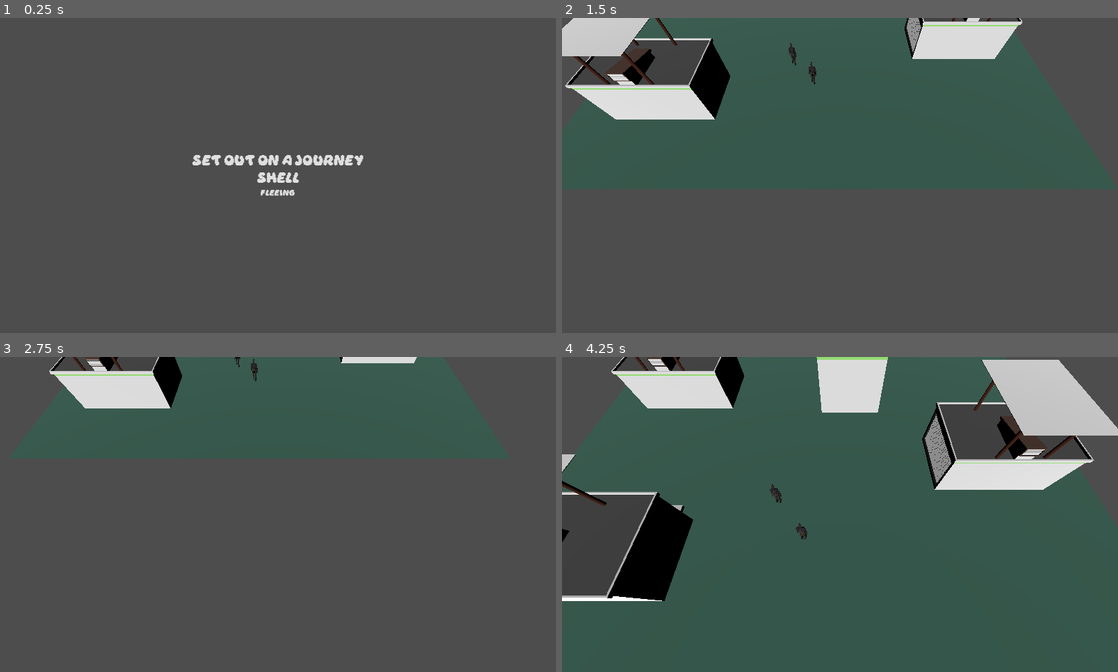
Above: before the commit, frames 1-4 (two rows, left to right).
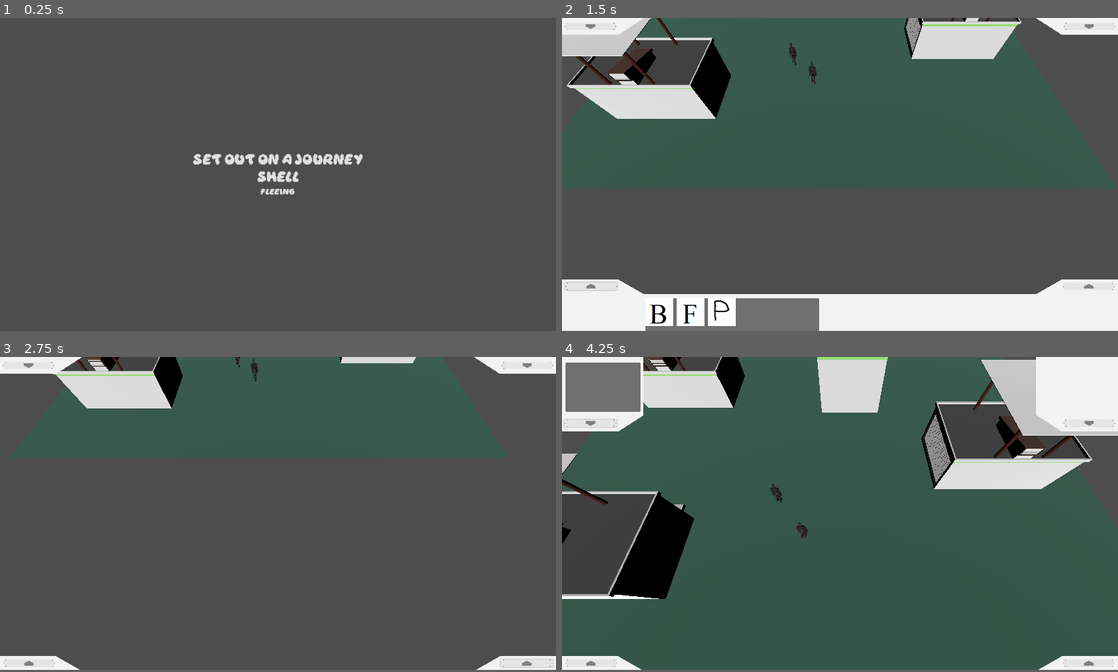
Above: after the commit, the same moments.

Repository: andrijzyn/The-Undefinders
Game: Godot game, scene res://Scenes/GUI/menu.tscn
Two runs of this game, one before a commit and one after it. Both use one fixed random seed, a clock stepped at 60 frames per second and the inputs below.
Inputs (mouse positions are in pixels of both pictures, inside the frame that each line leads up to):
- Up to frame 1 (0.25 s): no input
- Up to frame 2 (1.5 s): click "Set out on a journey" at 0.5 s; click (589, 326) at 1.27 s
- Up to frame 3 (2.75 s): click (528, 605) at 2.02 s
- Up to frame 4 (4.25 s): click (1090, 366) at 2.77 s; click (589, 366) at 3.52 s
In our replay, the window is 800x453 before the commit and 800x450 after it. These sizes can differ from the game's own. Grey fills any space a smaller window leaves; there, only what the larger window draws over its background counts as a difference.

The runs differ from the first frame. In frame 1, 0.6% of the frame differs, in the area x 34-66%, y 43-57%; in frame 2, 15%, in the area x 0-100%, y 0-100%; in frame 3, 2.6%; in frame 4, 9.6%.

Commit message:
Interface and interactions import
The main changes of this update are:

Interface:
-Added game interface which currently includes 3 main panels (selector panel, minimaps, and bottom panel), each panel has buttons that allow you to open and close them.
-Selected buildings are displayed in the selector panel, but they are not loaded yet, and their icon does not exist.
-In the main panel there is a section called the action panel, at the moment it contains a selection of buildings that can be selected and placed in the game world, the model is complete, except for the loss of some materials when transforming it into a "phantom" in the camera script. In the future, this panel will show the actions available with the selected object

Camera:
-Added code for placing selected objects, as well as transferring objects

Diff:
--- /dev/null
+++ b/Scenes/GUI/building_button.tscn
@@ -0,0 +1,10 @@
+[gd_scene format=3 uid="uid://xmdpp1crgqct"]
+
+[node name="BuildingButton" type="Button"]
+offset_right = 64.0
+offset_bottom = 64.0
+
+[node name="TextureRect" type="TextureRect" parent="."]
+layout_mode = 0
+offset_right = 64.0
+offset_bottom = 64.0
--- /dev/null
+++ b/Scenes/GUI/group_icon.tscn
@@ -0,0 +1,24 @@
+[gd_scene format=3 uid="uid://dgu6eocs8hybw"]
+
+[node name="GroupIcon" type="Control"]
+layout_mode = 3
+anchors_preset = 15
+anchor_right = 1.0
+anchor_bottom = 1.0
+offset_right = -1088.0
+offset_bottom = -584.0
+grow_horizontal = 2
+grow_vertical = 2
+
+[node name="TextureRect" type="TextureRect" parent="."]
+layout_mode = 0
+offset_right = 64.0
+offset_bottom = 64.0
+expand_mode = 1
+
+[node name="Label" type="Label" parent="."]
+layout_mode = 0
+offset_right = 40.0
+offset_bottom = 23.0
+horizontal_alignment = 2
+vertical_alignment = 2
--- /dev/null
+++ b/Scenes/GUI/rts_ui.tscn
@@ -0,0 +1,106 @@
+[gd_scene load_steps=10 format=3 uid="uid://hs2mytyqoi4c"]
+
+[ext_resource type="Script" path="res://Scripts/Classes/UI.gd" id="1_uapss"]
+[ext_resource type="Texture2D" uid="uid://b3sgdtbkbvx1e" path="res://Textures/UIBottom.png" id="2_x330p"]
+[ext_resource type="PackedScene" uid="uid://ba4afwkd8iv77" path="res://Scenes/GUI/ui_button_up.tscn" id="3_h72wp"]
+[ext_resource type="Texture2D" uid="uid://dd0phtrd2nbgq" path="res://Textures/UIRightUp.png" id="4_a8s5j"]
+[ext_resource type="PackedScene" uid="uid://cbv76juler6ym" path="res://Scenes/GUI/ui_button_down.tscn" id="5_07yxw"]
+[ext_resource type="Texture2D" uid="uid://bbs0cwuwh53yx" path="res://Textures/UILeftUp.png" id="6_iyvft"]
+
+[sub_resource type="StyleBoxTexture" id="StyleBoxTexture_pddki"]
+texture = ExtResource("2_x330p")
+
+[sub_resource type="StyleBoxTexture" id="StyleBoxTexture_iavoi"]
+texture = ExtResource("4_a8s5j")
+
+[sub_resource type="StyleBoxTexture" id="StyleBoxTexture_yx10f"]
+texture = ExtResource("6_iyvft")
+
+[node name="RTS_UI" type="Control"]
+layout_mode = 3
+anchors_preset = 15
+anchor_right = 1.0
+anchor_bottom = 1.0
+grow_horizontal = 2
+grow_vertical = 2
+script = ExtResource("1_uapss")
+
+[node name="BottomPanel" type="PanelContainer" parent="."]
+layout_mode = 0
+offset_top = 688.0
+offset_right = 1280.0
+offset_bottom = 928.0
+theme_override_styles/panel = SubResource("StyleBoxTexture_pddki")
+
+[node name="ButtonLeft" parent="." instance=ExtResource("3_h72wp")]
+layout_direction = 2
+layout_mode = 2
+offset_left = 7.0
+offset_top = 696.0
+offset_right = 127.0
+offset_bottom = 713.0
+size_flags_horizontal = 0
+size_flags_vertical = 0
+
+[node name="ButtonRight" parent="." instance=ExtResource("3_h72wp")]
+layout_direction = 3
+layout_mode = 2
+offset_left = 7.0
+offset_top = 696.0
+offset_right = 127.0
+offset_bottom = 713.0
+size_flags_horizontal = 8
+size_flags_vertical = 0
+
+[node name="ActionMenu" type="PanelContainer" parent="."]
+layout_mode = 0
+offset_left = 192.0
+offset_top = 732.0
+offset_right = 592.0
+offset_bottom = 832.0
+
+[node name="ActionContainer" type="GridContainer" parent="ActionMenu"]
+layout_mode = 2
+theme_override_constants/h_separation = 64
+columns = 3
+
+[node name="MinimapPanel" type="PanelContainer" parent="."]
+layout_mode = 2
+offset_left = 1092.0
+offset_top = -232.0
+offset_right = 1280.0
+offset_bottom = 39.0
+theme_override_styles/panel = SubResource("StyleBoxTexture_iavoi")
+
+[node name="ButtonMap" parent="." instance=ExtResource("5_07yxw")]
+layout_mode = 2
+offset_left = 1154.0
+offset_top = 11.0
+offset_right = 1274.0
+offset_bottom = 28.0
+
+[node name="SelectionPanel" type="PanelContainer" parent="."]
+layout_mode = 0
+offset_top = -232.0
+offset_right = 188.0
+offset_bottom = 39.0
+theme_override_styles/panel = SubResource("StyleBoxTexture_yx10f")
+
+[node name="ButtonSelection" parent="." instance=ExtResource("5_07yxw")]
+layout_mode = 0
+offset_left = 6.0
+offset_top = 11.0
+offset_right = 126.0
+offset_bottom = 28.0
+
+[node name="SelectionMenu" type="PanelContainer" parent="."]
+layout_mode = 0
+offset_left = 8.0
+offset_top = -120.0
+offset_right = 181.0
+offset_bottom = -7.0
+
+[node name="SelectionContainer" type="VBoxContainer" parent="SelectionMenu"]
+clip_contents = true
+layout_mode = 2
+theme_override_constants/separation = 64
--- /dev/null
+++ b/Scenes/GUI/ui_button_down.tscn
@@ -0,0 +1,15 @@
+[gd_scene load_steps=2 format=3 uid="uid://cbv76juler6ym"]
+
+[ext_resource type="Texture2D" uid="uid://bdikmwnugu25f" path="res://Textures/UIButtonDown.png" id="1_k5dew"]
+
+[node name="ButtonDown" type="Button"]
+offset_right = 120.0
+offset_bottom = 17.0
+theme_type_variation = &"FlatButton"
+
+[node name="TextureRect" type="TextureRect" parent="."]
+layout_mode = 0
+offset_right = 120.0
+offset_bottom = 17.0
+texture = ExtResource("1_k5dew")
+expand_mode = 1
--- /dev/null
+++ b/Scenes/GUI/ui_button_up.tscn
@@ -0,0 +1,15 @@
+[gd_scene load_steps=2 format=3 uid="uid://ba4afwkd8iv77"]
+
+[ext_resource type="Texture2D" uid="uid://ctnve8muq7lja" path="res://Textures/UIButtonUP.png" id="1_3yg46"]
+
+[node name="Button" type="Button"]
+offset_right = 120.0
+offset_bottom = 17.0
+theme_type_variation = &"FlatButton"
+
+[node name="TextureRect" type="TextureRect" parent="."]
+layout_mode = 0
+offset_right = 120.0
+offset_bottom = 17.0
+texture = ExtResource("1_3yg46")
+expand_mode = 1
--- /dev/null
+++ b/Scenes/GUI/unit_icon.tscn
@@ -0,0 +1,16 @@
+[gd_scene format=3 uid="uid://bveipfe1718qj"]
+
+[node name="UnitIcon" type="Control"]
+layout_mode = 3
+anchors_preset = 15
+anchor_right = 1.0
+anchor_bottom = 1.0
+offset_right = -1088.0
+offset_bottom = -584.0
+grow_horizontal = 2
+grow_vertical = 2
+
+[node name="TextureRect" type="TextureRect" parent="."]
+layout_mode = 0
+offset_right = 64.0
+offset_bottom = 64.0
--- a/Scenes/main_scene.tscn
+++ b/Scenes/main_scene.tscn
@@ -1,10 +1,11 @@
-[gd_scene load_steps=8 format=3 uid="uid://ddj7yhyrrg4b8"]
+[gd_scene load_steps=9 format=3 uid="uid://ddj7yhyrrg4b8"]
 
 [ext_resource type="PackedScene" uid="uid://cjd68qtn0ujeb" path="res://Scenes/CharacterNodes/soldier.tscn" id="1_o4col"]
-[ext_resource type="PackedScene" uid="uid://dpetlsrf5pbpe" path="res://Scenes/StaticNodes/garage_imp.tscn" id="1_sn7h3"]
-[ext_resource type="PackedScene" uid="uid://bbsgnge3ole1f" path="res://Scenes/StaticNodes/ground.tscn" id="2_hvjiq"]
+[ext_resource type="PackedScene" uid="uid://dpetlsrf5pbpe" path="res://Scenes/Buildings/garage_imp.tscn" id="1_sn7h3"]
+[ext_resource type="PackedScene" uid="uid://bbsgnge3ole1f" path="res://Scenes/Buildings/ground.tscn" id="2_hvjiq"]
 [ext_resource type="Script" path="res://Scripts/Entities/camera_3d.gd" id="3_72cn3"]
-[ext_resource type="PackedScene" uid="uid://csgixjv8xlbg8" path="res://Scenes/StaticNodes/garage.tscn" id="3_boie0"]
+[ext_resource type="PackedScene" uid="uid://csgixjv8xlbg8" path="res://Scenes/Buildings/garage.tscn" id="3_boie0"]
+[ext_resource type="PackedScene" uid="uid://hs2mytyqoi4c" path="res://Scenes/GUI/rts_ui.tscn" id="6_u0nox"]
 
 [sub_resource type="NavigationMesh" id="NavigationMesh_beipy"]
 vertices = PackedVector3Array(-19.5, 0.27719, -4.75, -17, 0.27719, -4.75, -16.75, 0.27719, -7, -19.5, 0.27719, -19.5, - …(3424 unchanged characters)…
@@ -52,3 +53,5 @@
 
 [node name="Soldier2" parent="NavigationRegion3D" instance=ExtResource("1_o4col")]
 transform = Transform3D(1, 0, 0, 0, 1, 0, 0, 0, 1, 2.70939, 0, -7.58242)
+
+[node name="RTS_UI" parent="." instance=ExtResource("6_u0nox")]
--- /dev/null
+++ b/Scripts/Classes/UI.gd
@@ -0,0 +1,124 @@
+extends Control
+
+@onready var selection_menu: PanelContainer = $SelectionMenu
+@onready var action_menu: PanelContainer = $ActionMenu
+@onready var minimap_panel: PanelContainer = $MinimapPanel
+@onready var selection_panel: PanelContainer = $SelectionPanel
+@onready var selection_container: VBoxContainer = $SelectionMenu/SelectionContainer
+@onready var buildings_container: GridContainer = $ActionMenu/ActionContainer
+@onready var button_left: Button = $ButtonLeft
+@onready var button_right: Button = $ButtonRight
+@onready var button_minimap: Button = $ButtonMap
+@onready var button_selection: Button = $ButtonSelection
+@onready var bottom_panel: Control = $BottomPanel
+
+var selection_is_moved: bool = true
+var minimap_is_moved: bool = true
+var bottom_is_moved: bool = false
+const MOVE_OFFSET: int = 133
+const MOVE_TIME: float = 0.5
+var selected_objects = {}
+var buildings = {
+	"garage_imp": { "icon": preload("res://Textures/barracks.png"), "cost": 200, "size": Vector2(2,2) },
+	"factory": { "icon": preload("res://Textures/factory.png"), "cost": 300, "size": Vector2(3,3) },
+	"power_plant": { "icon": preload("res://Textures/power_plant.png"), "cost": 150, "size": Vector2(2,2) }
+}
+
+func _ready():
+	update_buildings_display()
+	button_left.pressed.connect(_on_bottom_button_pressed)
+	button_right.pressed.connect(_on_bottom_button_pressed)
+	button_minimap.pressed.connect(_on_minimap_button_pressed)
+	button_selection.pressed.connect(_on_selection_button_pressed)
+
+func _on_selection_button_pressed():
+	var target_y_panel = selection_panel.position.y - MOVE_OFFSET if !selection_is_moved else selection_panel.position.y + MOVE_OFFSET
+	var target_y_buttons = button_selection.position.y - MOVE_OFFSET if !selection_is_moved else button_selection.position.y + MOVE_OFFSET
+	var target_y_inner_panel = selection_menu.position.y - MOVE_OFFSET if !selection_is_moved else selection_menu.position.y + MOVE_OFFSET
+
+	animate_element(selection_panel, target_y_panel)
+	animate_element(button_selection, target_y_buttons)
+	animate_element(selection_menu, target_y_inner_panel)
+
+	selection_is_moved = !selection_is_moved
+
+func _on_minimap_button_pressed():
+	var target_y_panel = minimap_panel.position.y - MOVE_OFFSET if !minimap_is_moved else minimap_panel.position.y + MOVE_OFFSET
+	var target_y_buttons = button_minimap.position.y - MOVE_OFFSET if !minimap_is_moved else button_minimap.position.y + MOVE_OFFSET
+
+	animate_element(minimap_panel, target_y_panel)
+	animate_element(button_minimap, target_y_buttons)
+
+	minimap_is_moved = !minimap_is_moved
+
+func _on_bottom_button_pressed():
+	var target_y_panel = bottom_panel.position.y - MOVE_OFFSET if !bottom_is_moved else bottom_panel.position.y + MOVE_OFFSET
+	var target_y_buttons = button_left.position.y - MOVE_OFFSET if !bottom_is_moved else button_left.position.y + MOVE_OFFSET
+	var target_y_inner_panel = action_menu.position.y - MOVE_OFFSET if !bottom_is_moved else action_menu.position.y + MOVE_OFFSET
+	animate_element(bottom_panel, target_y_panel)
+	animate_element(button_left, target_y_buttons)
+	animate_element(button_right, target_y_buttons)
+	animate_element(action_menu, target_y_inner_panel)
+
+	bottom_is_moved = !bottom_is_moved
+
+func animate_element(element: Control, target_y: float):
+	var tween = create_tween()
+	tween.tween_property(element, "position:y", target_y, MOVE_TIME).set_trans(Tween.TRANS_CUBIC).set_ease(Tween.EASE_OUT)
+
+func _process(delta:float) -> void:
+	update_selection_display()
+
+func update_selection_display():
+	for child in selection_container.get_children():
+		child.queue_free()
+
+	for object_type in selected_objects.keys():
+		var object_data = selected_objects[object_type]
+		if object_data.count > 1:
+			var group_icon = preload("res://scenes/gui/group_icon.tscn").instantiate()
+			group_icon.get_node("TextureRect").texture = object_data.icon
+			group_icon.get_node("Label").text = str(object_data.count)
+			selection_container.add_child(group_icon)
+		else:
+			for i in range(object_data.count):
+				var unit_icon = preload("res://scenes/gui/unit_icon.tscn").instantiate()
+				unit_icon.get_node("TextureRect").texture = object_data.icon
+				selection_container.add_child(unit_icon)
+
+func update_buildings_display():
+	for child in buildings_container.get_children():
+		child.queue_free()
+
+	if buildings_container is GridContainer:
+		buildings_container.columns = 3
+
+	for building in buildings.keys():
+		var building_button = preload("res://scenes/gui/building_button.tscn").instantiate()
+		var texture_rect = building_button.get_node_or_null("TextureRect")
+		if texture_rect:
+			texture_rect.texture = buildings[building].icon
+		building_button.connect("pressed", Callable(self, "on_building_selected").bind(building))
+		buildings_container.add_child(building_button)
+
+func on_building_selected(building_name: String):
+	print("Building selected:", building_name)
+	var camera = get_tree().get_root().get_node("MainScene/Camera3D")
+	if camera:
+		camera.start_building_placement(building_name)
+
+func update_selected_objects(selected_nodes: Array):
+	selected_objects.clear()
+	for node in selected_nodes:
+		var object_type = node.name
+		if object_type in selected_objects:
+			selected_objects[object_type].count += 1
+		else:
+			var icon = null
+			if node.has_method("get_icon"):
+				icon = node.get_icon()
+			selected_objects[object_type] = {
+				"icon": icon if icon else preload("res://textures/default.png"),
+				"count": 1
+			}
+	update_selection_display()
--- a/Scripts/Entities/camera_3d.gd
+++ b/Scripts/Entities/camera_3d.gd
@@ -17,6 +17,8 @@
 var selection_start := Vector2()
 var selection_rect := Rect2().abs()
 var last_mouse_position := Vector2()
+var phantom_building: Node3D = null
+var rotating_building: bool = false
 
 var selection_overlay: ColorRect
 
@@ -52,12 +54,34 @@
 		if result and result is MovableUnit:
 			result.handleHealthChange(10)
 
+	if phantom_building:
+		if not rotating_building:
+			var mouse_pos = get_viewport().get_mouse_position()
+			var ray_origin = project_ray_origin(mouse_pos)
+			var ray_dir = project_ray_normal(mouse_pos)
+			var ground_plane = Plane(Vector3.UP, 0)
+			var intersection = ray_plane_intersection(ray_origin, ray_dir, ground_plane)
+			if intersection:
+				intersection.y = 0
+				phantom_building.global_transform.origin = intersection
+
 func _input(event):
 	# Pressed Event (Left-Selection | Middle - Rotation | Right - Dragging)
-
 	if event is InputEventMouseButton:
+		if phantom_building:
+			if event.button_index == MOUSE_BUTTON_MIDDLE:
+				if event.pressed:
+					rotating_building = true
+					last_mouse_position = event.position
+				else:
+					rotating_building = false
+				return
 		# Правая кнопка – перемещение (drag)
 		if event.button_index == MOUSE_BUTTON_RIGHT:
+			if phantom_building:
+				phantom_building.queue_free()
+				phantom_building = null
+				return
 			dragging = event.pressed
 			last_mouse_position = event.position
 
@@ -69,6 +93,10 @@
 		# Левая кнопка – выделение
 		elif event.button_index == MOUSE_BUTTON_LEFT:
 			if event.pressed:
+				if phantom_building:
+					fix_building_transparency(phantom_building)
+					phantom_building = null
+					return
 				# Если зажата клавиша Shift или происходит двойной клик – выполняем мгновенное выделение
 				if Input.is_action_pressed("shift"):
 					var result = RaycastHandler.getRaycastResult(self)
@@ -99,10 +127,18 @@
 						var result = RaycastHandler.getRaycastResult(self)
 						if result:
 							selected_nodes = SelectionHandler.handleSingleSelection(selected_nodes, result)
+				var ui = get_tree().get_root().get_node("MainScene/RTS_UI")
+				if ui:
+					ui.update_selected_objects(selected_nodes)
 
 
 	# RMB Movement
 	elif event is InputEventMouseMotion:
+		if phantom_building and rotating_building:
+			var delta_angle = event.position.x - last_mouse_position.x
+			var sensitivity = 0.005
+			phantom_building.rotate_y(-delta_angle * sensitivity)
+			last_mouse_position = event.position
 		if dragging:
 			var delta_move = event.position - last_mouse_position
 			var move_x = transform.basis.x * delta_move.x * 0.05  # Sensitivity
@@ -188,3 +224,52 @@
 		rotate_y(ROTATION_SPEED * delta)
 	elif Input.is_action_pressed("rotate_right"):
 		rotate_y(-ROTATION_SPEED * delta)
+
+func start_building_placement(building_name: String) -> void:
+	if phantom_building:
+		phantom_building.queue_free()
+	var building_scene = load("res://scenes/buildings/" + building_name + ".tscn").instantiate()
+	phantom_building = building_scene
+	phantom_building.rotation = Vector3(phantom_building.rotation.x, 0.0, phantom_building.rotation.z)
+	phantom_building.scale = Vector3(0.5, 0.5, 0.5)
+	set_phantom_transparency(phantom_building)
+	get_tree().get_current_scene().add_child(phantom_building)
+
+func set_phantom_transparency(node: Node) -> void:
+	if node is MeshInstance3D:
+		var new_mat: StandardMaterial3D = null
+		if node.material_override:
+			new_mat = node.material_override.duplicate(true) as StandardMaterial3D
+		elif node.mesh:
+			var surface_count = node.mesh.get_surface_count()
+			if surface_count > 0:
+				var orig_mat = node.mesh.surface_get_material(0)
+				if orig_mat and orig_mat is StandardMaterial3D:
+					new_mat = orig_mat.duplicate(true) as StandardMaterial3D
+		if new_mat:
+			new_mat.albedo_color.a = 0.5
+			new_mat.transparency = BaseMaterial3D.TRANSPARENCY_ALPHA
+			node.material_override = new_mat
+		else:
+			print("Material not found for node: ", node.name)
+
+	for child in node.get_children():
+		set_phantom_transparency(child)
+
+func fix_building_transparency(node: Node) -> void:
+	if node is MeshInstance3D:
+		if node.material_override and node.material_override is StandardMaterial3D:
+			var mat := node.material_override as StandardMaterial3D
+			mat.albedo_color.a = 1.0
+			mat.transparency = BaseMaterial3D.TRANSPARENCY_DISABLED
+	for child in node.get_children():
+		fix_building_transparency(child)
+
+func ray_plane_intersection(origin: Vector3, dir: Vector3, plane: Plane) -> Vector3:
+	var denom = plane.normal.dot(dir)
+	if abs(denom) < 0.001:
+		return Vector3.ZERO
+	var t = -(plane.normal.dot(origin) + plane.d) / denom
+	if t < 0:
+		return Vector3.ZERO
+	return origin + dir * t
--- a/project.godot
+++ b/project.godot
@@ -20,7 +20,7 @@
 
 [display]
 
-window/size/viewport_width=1270
+window/size/viewport_width=1280
 window/size/viewport_height=720
 window/size/resizable=false
 window/stretch/aspect="expand"
Renamed: Scenes/StaticNodes/garage.tscn -> Scenes/Buildings/garage.tscn
Renamed: Scenes/StaticNodes/garage_imp.tscn -> Scenes/Buildings/garage_imp.tscn
Renamed: Scenes/StaticNodes/ground.tscn -> Scenes/Buildings/ground.tscn
Binary file added: Textures/UIBottom.png
Not shown, added: Textures/UIBottom.png.import
Binary file added: Textures/UIButtonDown.png
Not shown, added: Textures/UIButtonDown.png.import
Binary file added: Textures/UIButtonUP.png
Not shown, added: Textures/UIButtonUP.png.import
Binary file added: Textures/UILeftUp.png
Not shown, added: Textures/UILeftUp.png.import
Binary file added: Textures/UIRightUp.png
(and 9 more such lines)
